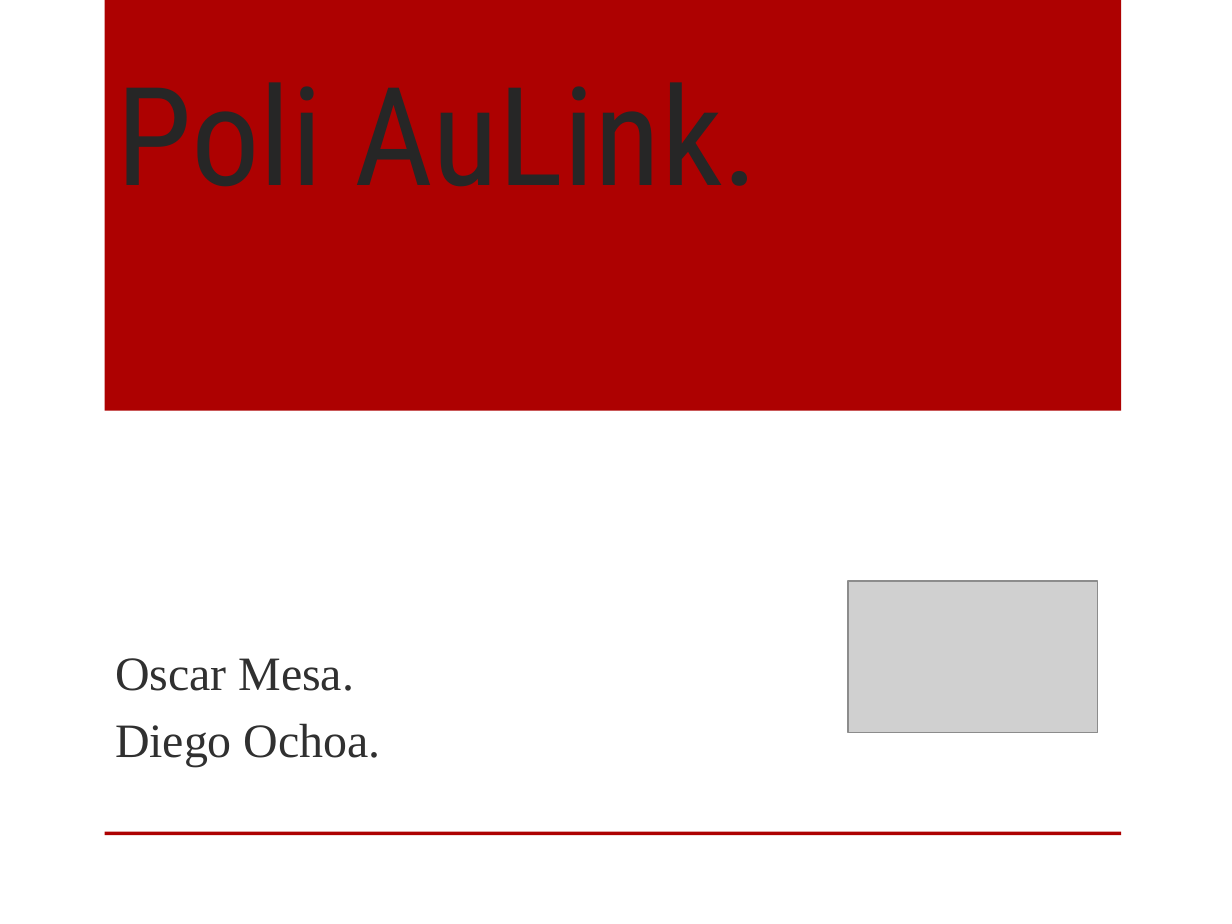
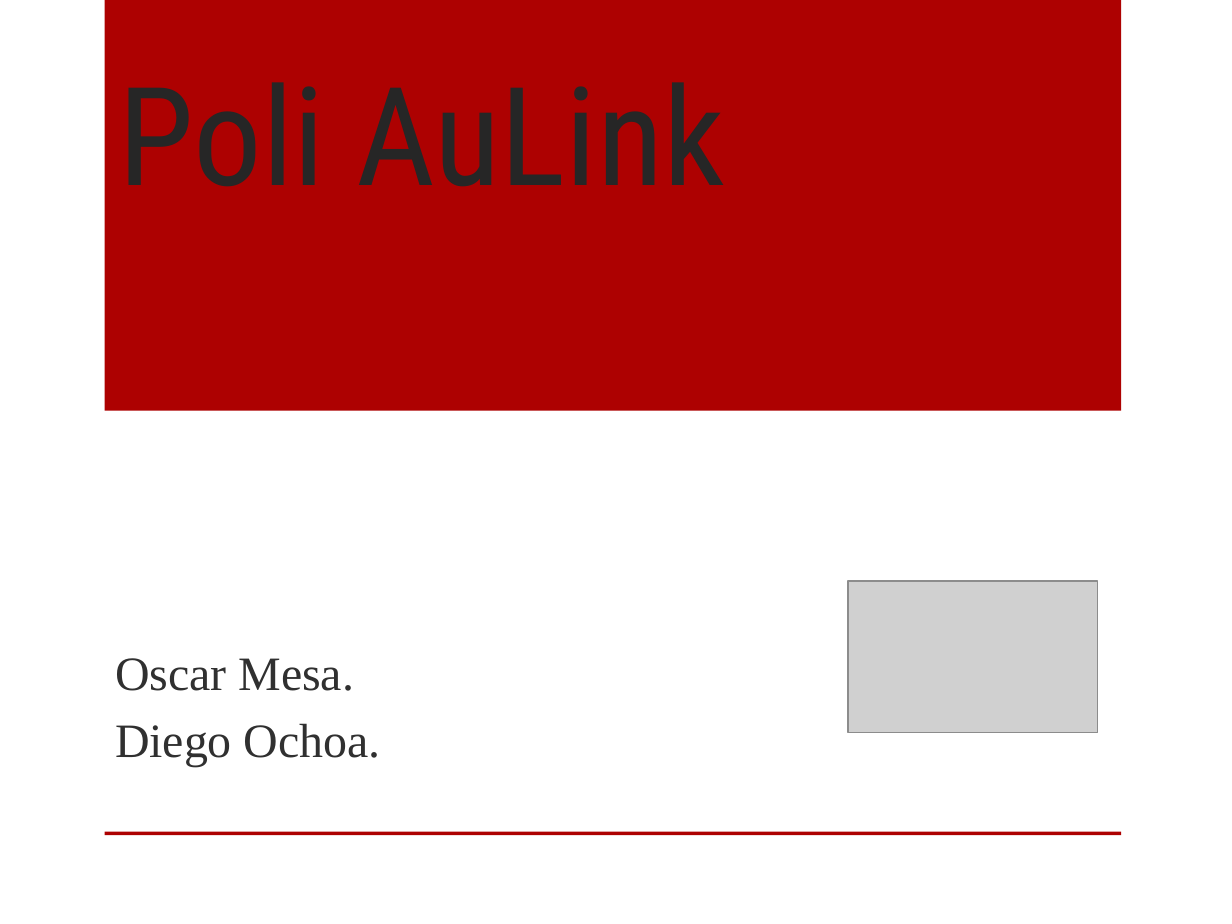
Before and after one commit to OscarMesa/MathForDummies, a slide deck: slide 1 of archivos/documentacion/Presentacion/Presentacion.pptx. Drawn at 1232x924 pixels with LibreOffice and Linux fonts; fonts in the diff are those of the drawing; grey boxes stand for pictures; background and template pictures are left out. Boxes give left, top, right and bottom in pixels: in the first picture for what was removed or moved away, otherwise in the second. Text is boxed around its words. In the diff, an @@ line names an element or a change of style, - is before the commit and + after.

```diff
--- a/archivos/documentacion/Presentacion/Presentacion.pptx
+++ b/archivos/documentacion/Presentacion/Presentacion.pptx
@@ title at box(119, 82, 725, 187): text changed @@
-Poli AuLink.
+Poli AuLink
```
Also in this commit, not shown: 3 other slides changed, 2 slides added, 2 slides removed.
